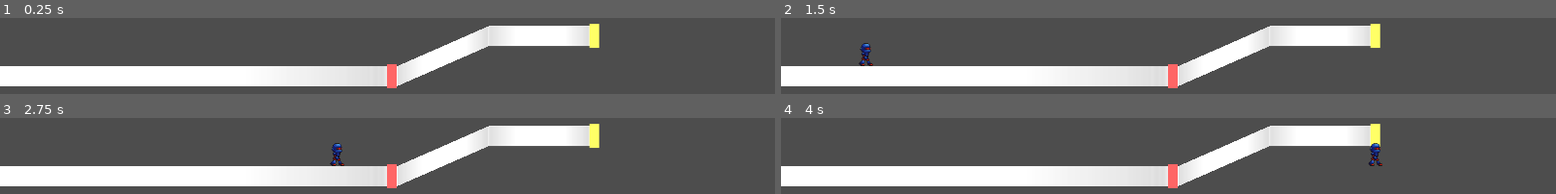
Above: before the commit, frames 1-4 (two rows, left to right).
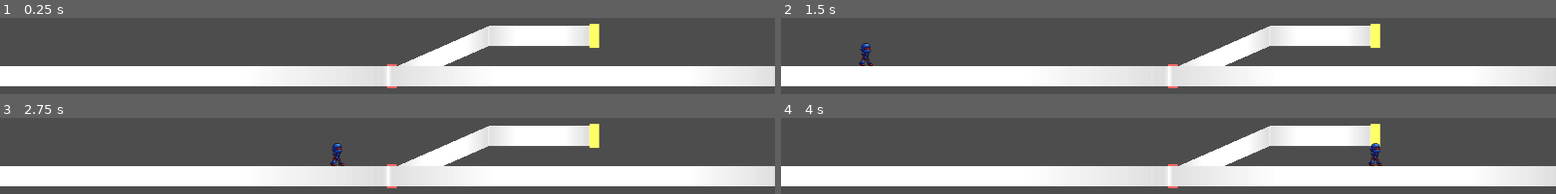
Above: after the commit, the same moments.

Repository: junu192857/Vexatonic-dash-2
Game: Godot game, scene res://Scenes/RhythmScene.tscn
The game is run twice, just before and just after one commit, with the same random seed, the same clock (stepped at 60 frames per second) and the same inputs. Sound files missing from this copy of the repository are replaced by a short silence.
Inputs:
- Up to frame 1 (0.25 s): no input
- Up to frame 2 (1.5 s): tap Enter at 0.5 s; hold A (a) 0.53-1.28 s; tap D (d) at 0.8, 1.35 s; tap Space at 1.25 s
- Up to frame 3 (2.75 s): tap K (k) at 1.55 s; hold K (k) from 2.03 s (still down); tap L (l) at 2.3 s
- Up to frame 4 (4 s): release K (k) at 2.78 s; tap L (l) at 2.85 s; tap S (s) at 3.05 s; hold S (s) from 3.53 s (still down); tap A (a) at 3.8 s

The runs differ from the first frame. In frame 1, 13% of the frame differs, in the area x 49-100%, y 63-90%; in frame 2, 13%; in frame 3, 13%; in frame 4, 13%.

Commit message:
레인에 마지막에 놓을 Connector 찍기
아직미완

Diff:
--- a/vexatonic-dash-2/Scripts/RhythmManager.gd
+++ b/vexatonic-dash-2/Scripts/RhythmManager.gd
@@ -20,9 +20,6 @@
 	ChartParser.parse("res://Charts/test.csv", lanes, noteDatas)
 	render_chart()
 
-	for lane:Lane in lanes:
-		lane.print_data()
-		lane.sort_notes()
 	print(noteDatas.size())
 
 	#RhythmScene으로 넘어온 뒤 3초 후 게임 시작
@@ -88,6 +85,10 @@
 			previous_time = noteData.end_time
 			previous_note = marker;
 
+	for lane:Lane in lanes:
+		lane.print_data()
+		lane.sort_notes()
+		place_final_connector(lane)
 
 func place_note(data:NoteData, pos_x: float, original:bool) -> Node2D:
 	var note = NOTE_SCENE.instantiate() as Node2D
@@ -120,7 +121,13 @@
 	connector.set_connector_data(-1, -3000, 0, null, false)
 	add_child(connector)
 
-
+func place_final_connector(lane: Lane):
+	print("LANE SIZE: %d" % lane.notes.size())
+	if (!lane.notes.is_empty()):
+		var last_note_time = lane.notes[-1].data.end_time #find last note or marker
+		if lane.keyframes[-1].x - last_note_time > Setting.time_per_note_width:
+			var final_connector = place_connector(-1, last_note_time + Setting.time_per_note_width, lane.keyframes[-1].x, lane.lane_index, true)
+			add_child(final_connector)
 
 func assign_note(note: Note):
 	var lane = Lane.find_lane(lanes, note.data.lane)
--- a/vexatonic-dash-2/Scripts/Scripts_without_Node/ChartParser.gd
+++ b/vexatonic-dash-2/Scripts/Scripts_without_Node/ChartParser.gd
@@ -40,7 +40,7 @@
 			var time = float(parts[0])
 			var color = int(parts[1])
 			var type = int(parts[2])
-			var end_time = float(parts[3])
+			var end_time = float(parts[3]) if type == 1 else time #단노트일 시 시작 시간과 종료 시간이 같음
 			var lane = int(parts[4])
 
 			noteDatas.append(NoteData.new(time, color, type, end_time, lane))
--- a/vexatonic-dash-2/Scripts/Scripts_without_Node/Lane.gd
+++ b/vexatonic-dash-2/Scripts/Scripts_without_Node/Lane.gd
@@ -1,19 +1,19 @@
 class_name Lane
 
-var index: int
+var lane_index: int
 var keyframes: Array[Vector2]
 var notes: Array[Node2D]
 var note_index: int
 
 func _init(p_index: int):
-	index = p_index
+	lane_index = p_index
 	note_index = 0
 
 func add_keyframe(time: float, height: float):
 	keyframes.append(Vector2(time,height))
 
 func print_data():
-	print("INDEX: %d" % index)
+	print("INDEX: %d" % lane_index)
 	for kf:Vector2 in keyframes:
 		print("time: %f and height: %f" % [kf[0],kf[1]])
 	print("Note Count:%d" % notes.size())
@@ -21,11 +21,11 @@
 func get_height(time_ms: float) -> float:
 	print("My time: %f" % time_ms)
 	if time_ms < keyframes[0].x:
-		push_error("ERROR: 레인 %d 시작 전에 노트가 있습니다. (time: %sms)" % [index, time_ms])
+		push_error("ERROR: 레인 %d 시작 전에 노트가 있습니다. (time: %sms)" % [lane_index, time_ms])
 		return 0.0
 
 	if time_ms > keyframes[-1].x:
-		push_error("ERROR: 레인 %d 종료 후에 노트가 있습니다. (time: %sms)" % [index, time_ms])
+		push_error("ERROR: 레인 %d 종료 후에 노트가 있습니다. (time: %sms)" % [lane_index, time_ms])
 		return 0.0
 
 	for i in range(keyframes.size() - 1):
@@ -47,6 +47,6 @@
 
 static func find_lane(lanes: Array[Lane], index: int) -> Lane:
 	for lane:Lane in lanes:
-		if (lane.index == index):
+		if (lane.lane_index == index):
 			return lane
 	return null
